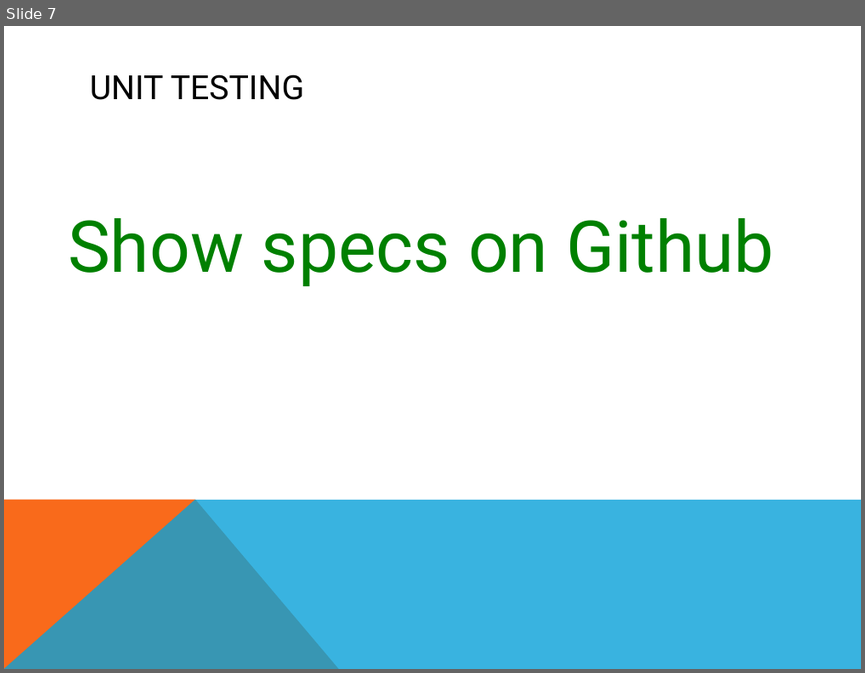
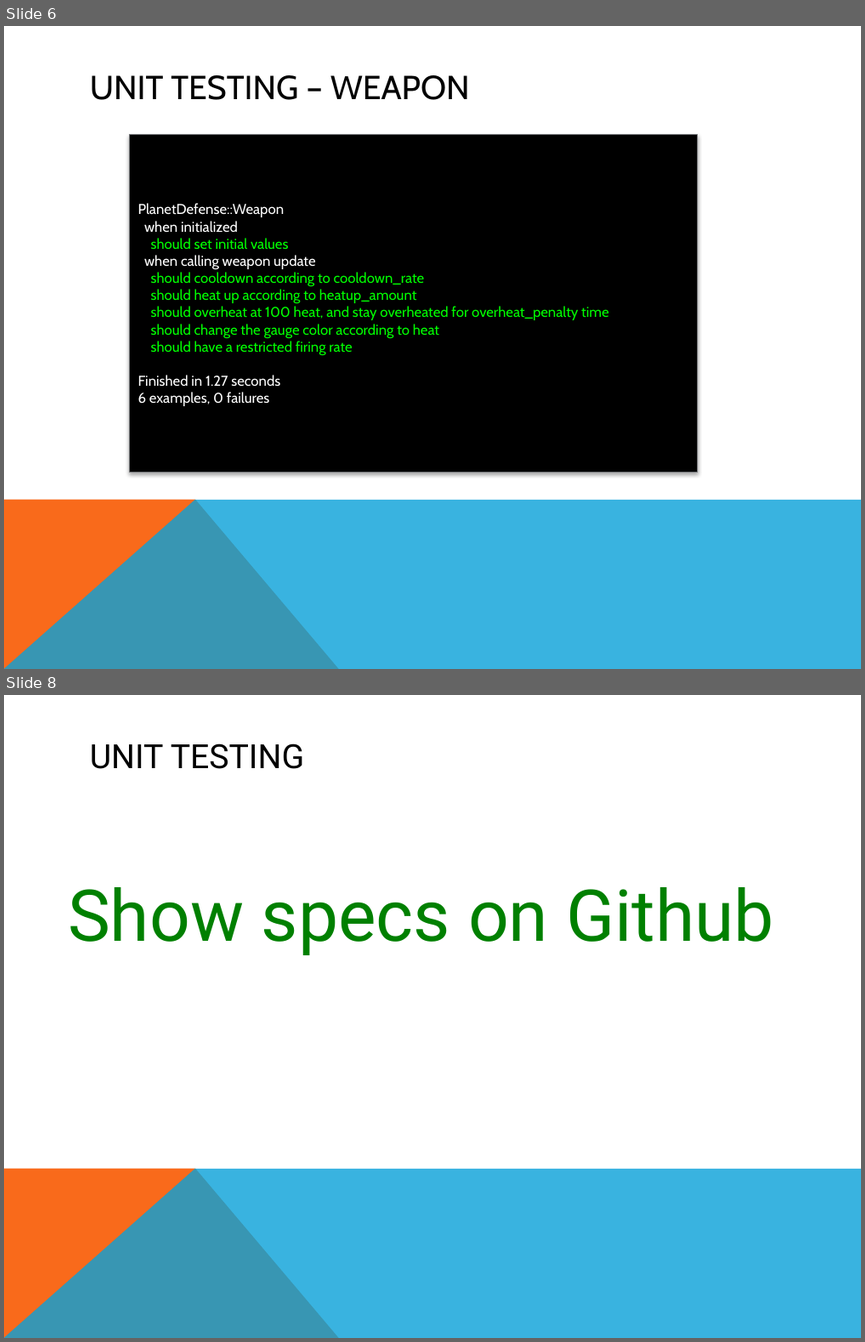
Before and after one commit to csce3513/Team6, a slide deck: docs/presentation-3.pptx. Shown one above the other, each under a label of ours: slide 7 before the commit, slides 6 and 8 after it; the slides between them are not shown. The pictures are 865x673 and 865x1342 pixels, drawn with LibreOffice and Linux fonts; fonts in the diff are those of the drawing. Boxes give left, top, right and bottom in pixels: in the first picture for what was removed or moved away, otherwise in the second. Text is boxed around its words. In the diff, an @@ line names an element or a change of style, - is before the commit and + after.

```diff
--- a/docs/presentation-3.pptx
+++ b/docs/presentation-3.pptx
@@ slide 6 added at bbox=[4, 26, 861, 669], background #FFFFFF; not listed: 2 template elements that a slide beside it also shows @@
@@ title added at bbox=[90, 75, 470, 100], 28 pt, text #000000 @@
+UNIT TESTING – WEAPON
@@ rectangle added at bbox=[130, 135, 697, 472], fill #000000, outline #76787B 0.75 pt, 12 pt, text #00FF00 @@
+PlanetDefense::Weapon
+when initialized
+should set initial values
+when calling weapon update
+should cooldown according to cooldown_rate
+should heat up according to heatup_amount
+should overheat at 100 heat, and stay overheated for overheat_penalty time
+should change the gauge color according to heat
+should have a restricted firing rate
+Finished in 1.27 seconds
+6 examples, 0 failures
@@ what was slide 7 is now slide 8 @@
```
Also in this commit, not shown: 5 slides changed, 2 other slides added, 2 slides removed.
